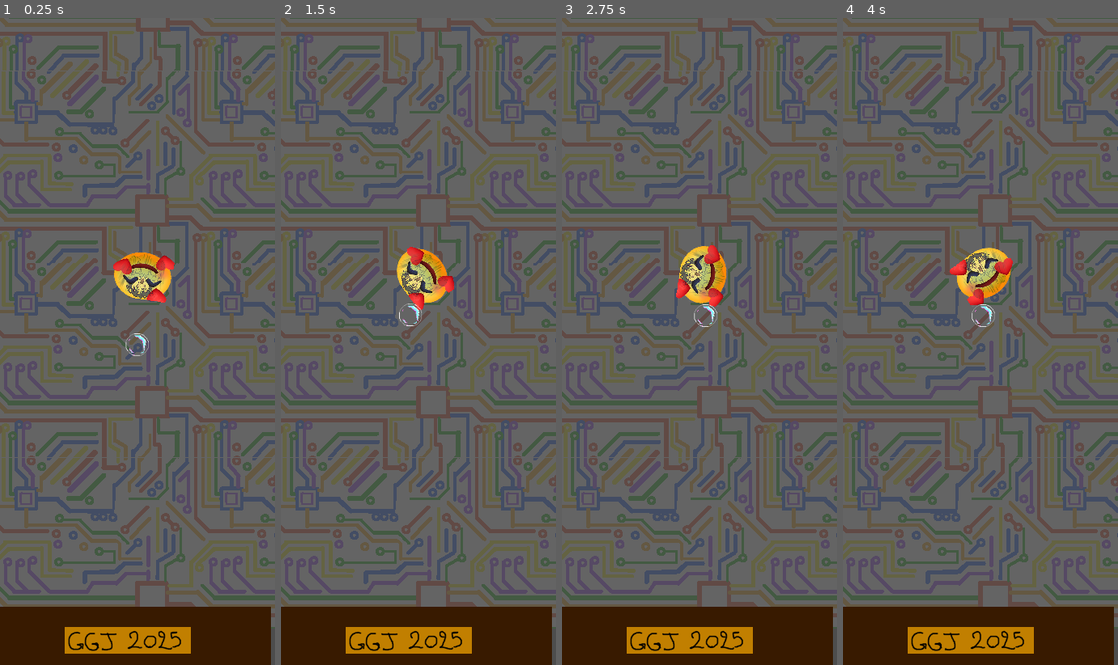
Above: before the commit, frames 1-4 (left to right).
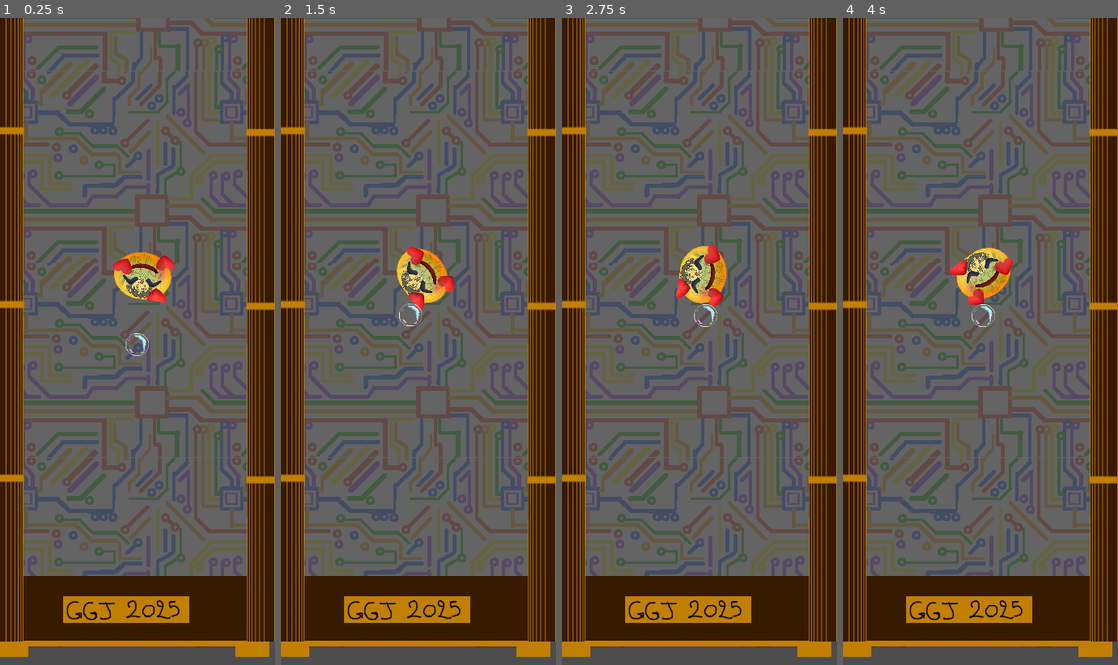
Above: after the commit, the same moments.

Repository: Fatdazz/GGJ2025
Game: Godot game, scene res://game.tscn
Two runs of this game, one before a commit and one after it. Both use one fixed random seed, a clock stepped at 60 frames per second and the inputs below.
Inputs:
- Up to frame 1 (0.25 s): no input
- Up to frame 2 (1.5 s): hold E (1_right) from 0.53 s (still down)
- Up to frame 3 (2.75 s): release E (1_right) at 2.03 s; hold Q (1_left) from 2.03 s (still down)
- Up to frame 4 (4 s): release Q (1_left) at 2.78 s; hold E (1_right) from 2.78 s (still down)

The runs differ from the first frame. In frame 1, 27% of the frame differs, in the area x 0-100%, y 0-100%; in frame 2, 27%; in frame 3, 27%; in frame 4, 27%.

Commit message:
Cote pendule

Diff:
--- a/ticktackbubble/level.tscn
+++ b/ticktackbubble/level.tscn
@@ -1,9 +1,10 @@
-[gd_scene load_steps=9 format=3 uid="uid://bidkpi06y853c"]
+[gd_scene load_steps=10 format=3 uid="uid://bidkpi06y853c"]
 
 [ext_resource type="Texture2D" uid="uid://h2jpyv583k7e" path="res://asset/background.png" id="1_xs0tg"]
 [ext_resource type="PackedScene" uid="uid://7u5hjw1au25d" path="res://obstacle.tscn" id="2_p1d5h"]
 [ext_resource type="Texture2D" uid="uid://i7q8ax2fkwq7" path="res://asset/Bas_pendule.png" id="3_ot51l"]
 [ext_resource type="Texture2D" uid="uid://dequcb8xl7dw6" path="res://asset/Haut_pendule.png" id="3_pjuei"]
+[ext_resource type="Texture2D" uid="uid://jwyyno5qc2rp" path="res://asset/Milieu_pendule.png" id="4_k3jgd"]
 
 [sub_resource type="RectangleShape2D" id="RectangleShape2D_rtde0"]
 size = Vector2(426, 23)
@@ -36,26 +37,44 @@
 position = Vector2(-26, 173)
 shape = SubResource("RectangleShape2D_rtde0")
 
+[node name="BasPendule" type="Sprite2D" parent="Walls"]
+position = Vector2(-21.4136, 167.624)
+scale = Vector2(1.18964, 0.465623)
+texture = ExtResource("3_ot51l")
+
+[node name="HautPendule" type="Sprite2D" parent="Walls"]
+position = Vector2(-20.2239, -637.437)
+scale = Vector2(1.37859, 0.539574)
+texture = ExtResource("3_pjuei")
+
+[node name="CoteGauche" type="TextureRect" parent="Walls"]
+offset_left = -249.0
+offset_top = -612.0
+offset_right = -179.0
+offset_bottom = 182.0
+texture = ExtResource("4_k3jgd")
+stretch_mode = 1
+
+[node name="CoteDroit" type="TextureRect" parent="Walls"]
+offset_left = 146.0
+offset_top = -611.0
+offset_right = 216.0
+offset_bottom = 182.0
+texture = ExtResource("4_k3jgd")
+stretch_mode = 1
+
 [node name="LeftWall" type="CollisionShape2D" parent="Walls"]
-position = Vector2(-220, -237)
+position = Vector2(-204.619, -238.399)
+scale = Vector2(1, 1)
 shape = SubResource("RectangleShape2D_t5gor")
 
 [node name="RightWall" type="CollisionShape2D" parent="Walls"]
 position = Vector2(168, -242.375)
+scale = Vector2(1, 1)
 shape = SubResource("RectangleShape2D_h2bak")
 
-[node name="BasPendule" type="Sprite2D" parent="Walls"]
-position = Vector2(-19.0343, 185.318)
-scale = Vector2(1.18964, 0.465623)
-texture = ExtResource("3_ot51l")
-
-[node name="HautPendule" type="Sprite2D" parent="Walls"]
-position = Vector2(-27.3618, -637.903)
-scale = Vector2(1.28482, 0.502872)
-texture = ExtResource("3_pjuei")
-
 [node name="CollisionShape2D" type="CollisionShape2D" parent="Walls"]
-position = Vector2(-28.5515, -627.659)
+position = Vector2(-24.9825, -626.728)
 scale = Vector2(1, 1)
 shape = SubResource("RectangleShape2D_sei17")
 
